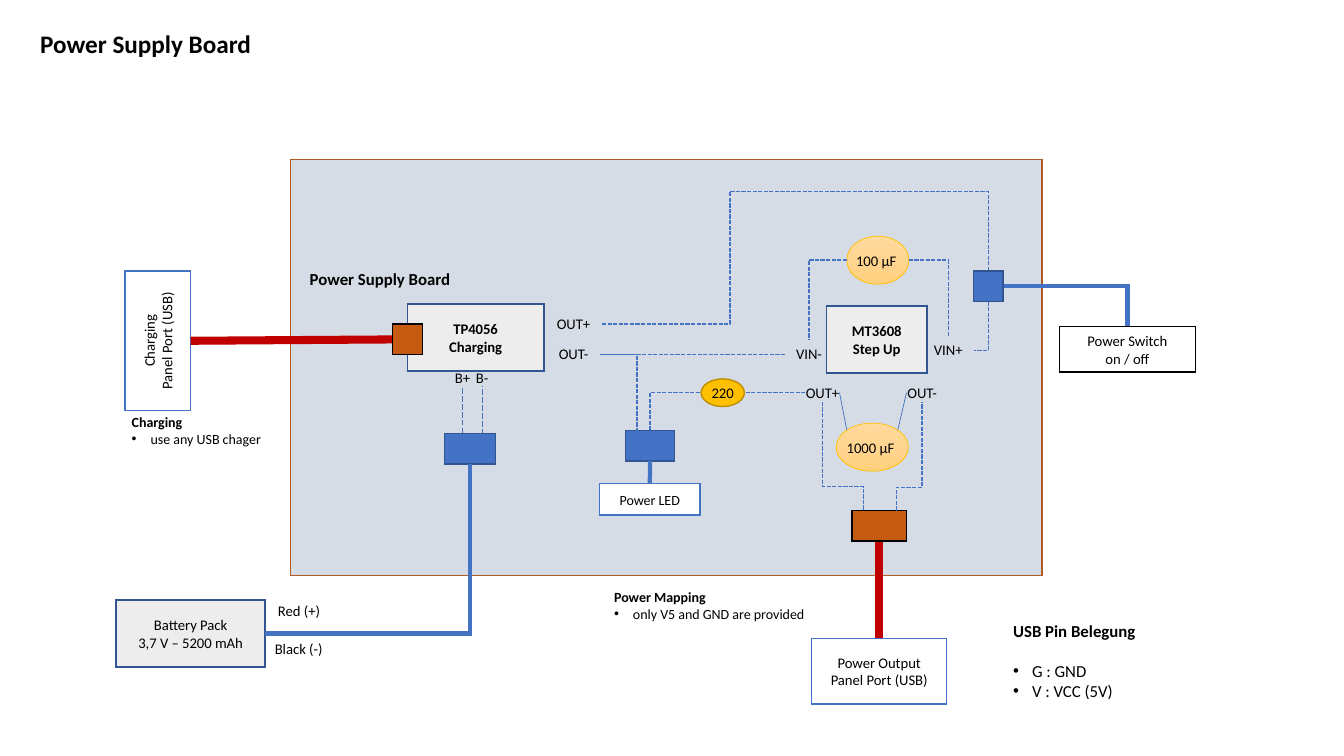
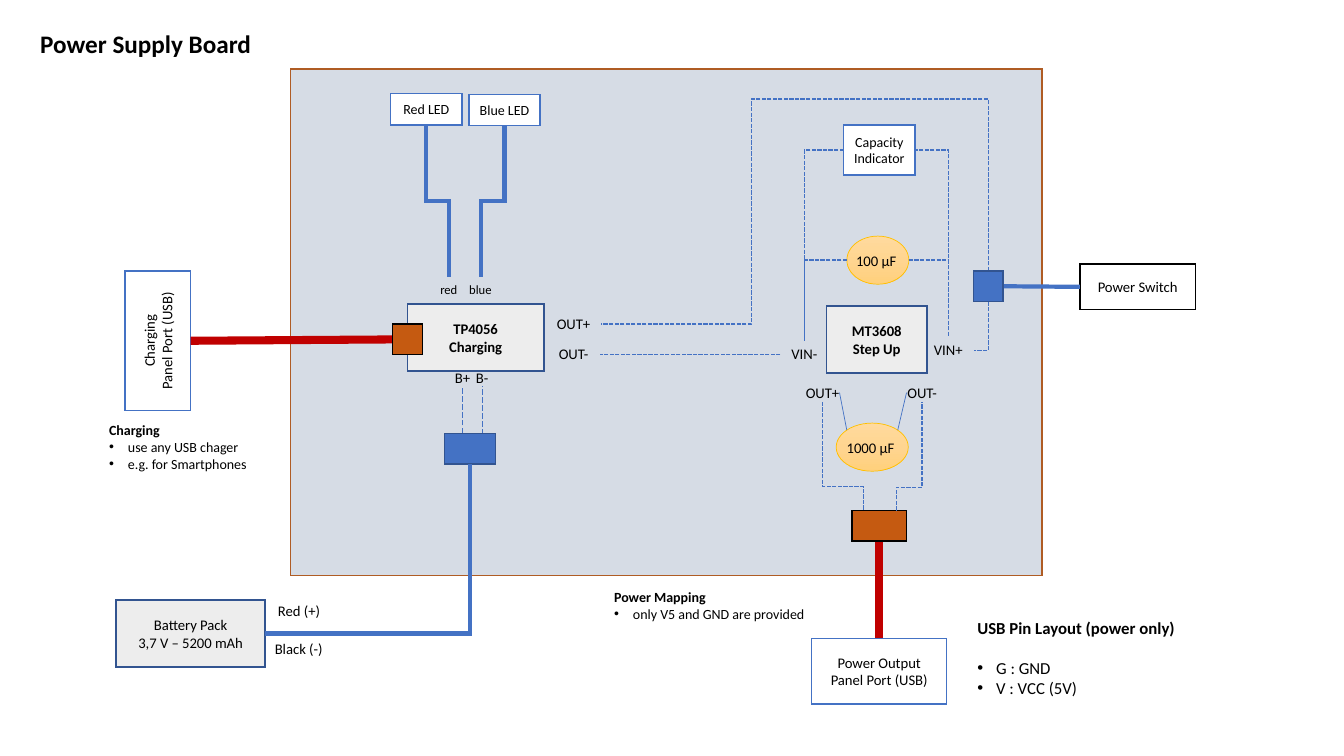
Before and after one commit to jeskes/activityboard, a slide deck: slide 12 of Activityboard.pptx. Drawn at 1344x756 pixels with LibreOffice and Linux fonts; fonts in the diff are those of the drawing. Boxes give left, top, right and bottom in pixels: in the first picture for what was removed or moved away, otherwise in the second. Text is boxed around its words. In the diff, an @@ line names an element or a change of style, - is before the commit and + after.

```diff
--- a/Activityboard.pptx
+++ b/Activityboard.pptx
@@ rectangle: place and size @@
-rectangle at bbox=[290, 159, 1043, 576]
+rectangle at bbox=[290, 70, 1043, 576]
@@ rectangle "Red LED": place and size @@
-rectangle "Red LED" at bbox=[600, 484, 701, 515]
+rectangle "Red LED" at bbox=[391, 94, 463, 125]
@@ text in rectangle at bbox=[403, 104, 449, 114]: text changed @@
-Power LED
+Red LED
@@ rectangle added at bbox=[469, 95, 540, 126], fill #FFFFFF, outline #4472C4 1 pt, 10 pt, text #000000 @@
+Blue LED
@@ elbow line (988, 271) - (602, 325): route changed @@
@@ elbow line added from (426, 125) to (450, 277), #4472C4 3 pt @@
@@ elbow line added from (504, 126) to (481, 277), #4472C4 3 pt @@
@@ rectangle added at bbox=[844, 125, 915, 175], fill #FFFFFF, outline #4472C4 1 pt, 10 pt, text #000000 @@
+Capacity Indicator
@@ elbow line added from (844, 150) to (805, 341), #4472C4 1 pt dashed @@
@@ elbow line moved from (637, 433) - (600, 355) to (949, 336) - (915, 150) @@
@@ elbow line moved from (847, 260) - (810, 341) to (847, 260) - (805, 341) @@
@@ rectangle "Power Switch": place and size @@
-rectangle "Power Switch" at bbox=[1060, 327, 1196, 372]
+rectangle "Power Switch" at bbox=[1080, 264, 1196, 310]
@@ text removed at bbox=[310, 273, 450, 288] @@
-Power Supply Board
@@ text added at bbox=[440, 285, 457, 294], 9 pt, text #000000 @@
+red
@@ text added at bbox=[469, 285, 491, 294], 9 pt, text #000000 @@
+blue
@@ elbow line moved from (1127, 327) - (1003, 286) to (1080, 287) - (1003, 286) @@
@@ elbow line (1080, 287) - (1003, 286): elbow line to line @@
@@ text in rectangle at bbox=[1098, 281, 1178, 292]: text changed @@
-Power Switch
-on / off
+Power Switch
@@ line moved from (785, 355) - (600, 355) to (780, 355) - (600, 355) @@
@@ text "VIN-": place and size @@
-text "VIN-" at bbox=[796, 349, 822, 359]
+text "VIN-" at bbox=[791, 349, 817, 359]
@@ ellipse removed at bbox=[702, 379, 745, 406] @@
-220
@@ text "Charging": place and size @@
-text "Charging" at bbox=[132, 417, 261, 447]
+text "Charging" at bbox=[109, 425, 247, 472]
@@ elbow line removed from (650, 431) to (702, 393) @@
@@ line removed from (806, 393) to (745, 393) @@
@@ rectangle removed at bbox=[626, 431, 676, 461] @@
@@ text at bbox=[128, 459, 247, 472]: paragraph added @@
+• e.g. for Smartphones
@@ line removed from (650, 484) to (650, 461) @@
@@ text "USB Pin Layout (power only)": place and size @@
-text "USB Pin Layout (power only)" at bbox=[1013, 625, 1135, 699]
+text "USB Pin Layout (power only)" at bbox=[977, 621, 1174, 696]
@@ text at bbox=[977, 621, 1174, 637]: text changed @@
-USB Pin Belegung
+USB Pin Layout (power only)
```
Also in this commit, not shown: 6 other slides changed, 1 slide added, 40 other files.
